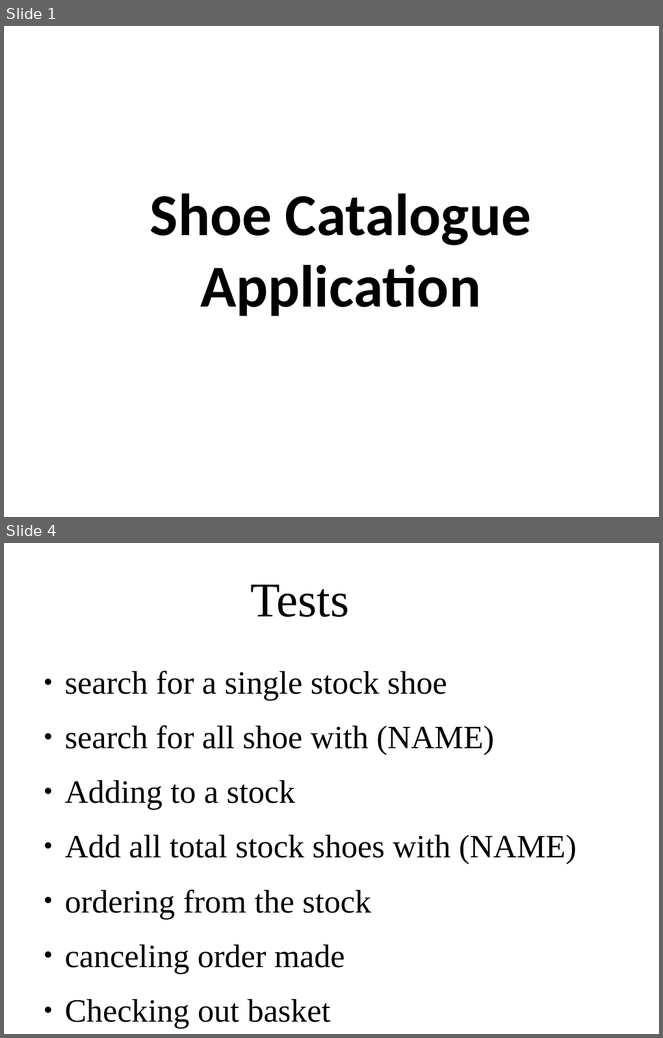
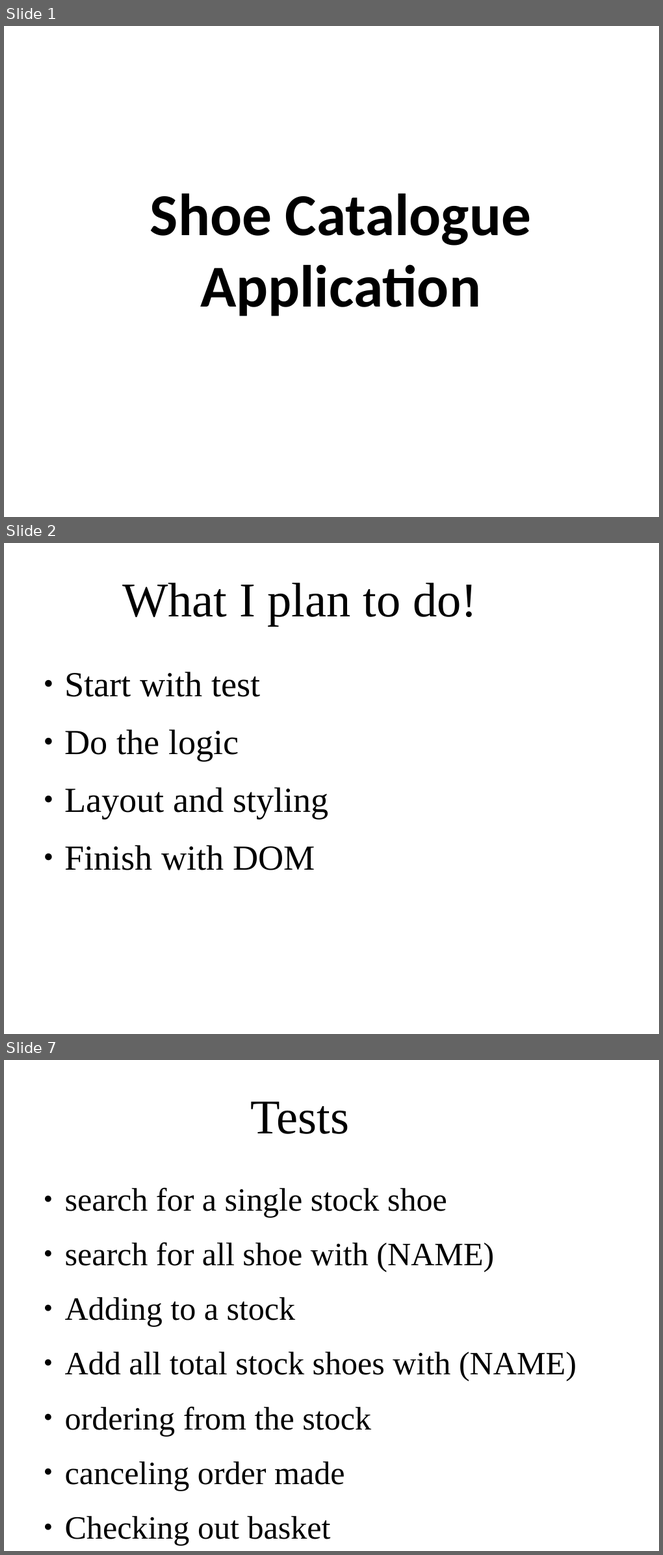
Before and after one commit to TaSiya/shoe, a slide deck: project presentation.odp. Shown one above the other, each under a label of ours: slides 1 and 4 before the commit, slides 1, 2 and 7 after it; the slides between them are not shown. The pictures are 663x1038 and 663x1555 pixels, drawn with LibreOffice and Linux fonts; fonts in the diff are those of the drawing; background and template pictures are left out. Boxes give left, top, right and bottom in pixels: in the first picture for what was removed or moved away, otherwise in the second. Text is boxed around its words. In the diff, an @@ line names an element or a change of style, - is before the commit and + after.

```diff
--- a/project presentation.odp
+++ b/project presentation.odp
@@ slide 2 added at bbox=[4, 543, 659, 1034], background picture (left out) @@
@@ title added at bbox=[122, 583, 477, 626], 58.7 pt, text #000000 @@
+What I plan to do!
@@ text added at bbox=[65, 672, 328, 871], 42.7 pt, text #000000 @@
+● Start with test
+● Do the logic
+● Layout and styling
+● Finish with DOM
@@ what was slide 4 is now slide 7 @@
```
Also in this commit, not shown: 4 slides changed, 2 other slides added, 1 other file.
